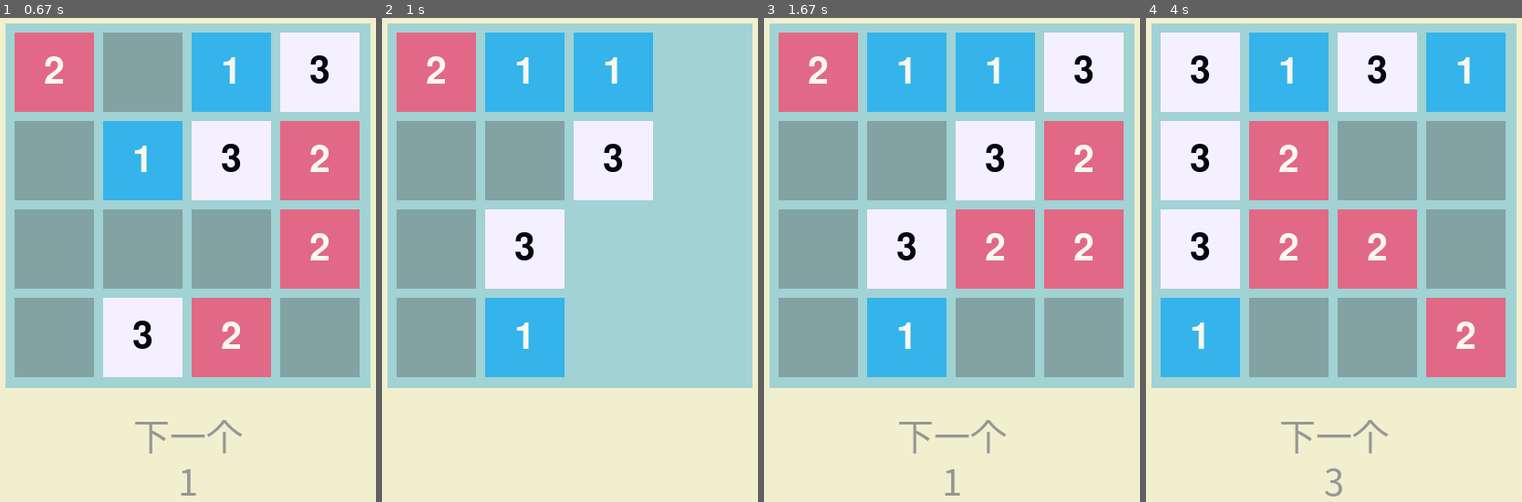
Above: before the commit, frames 1-4 (left to right).
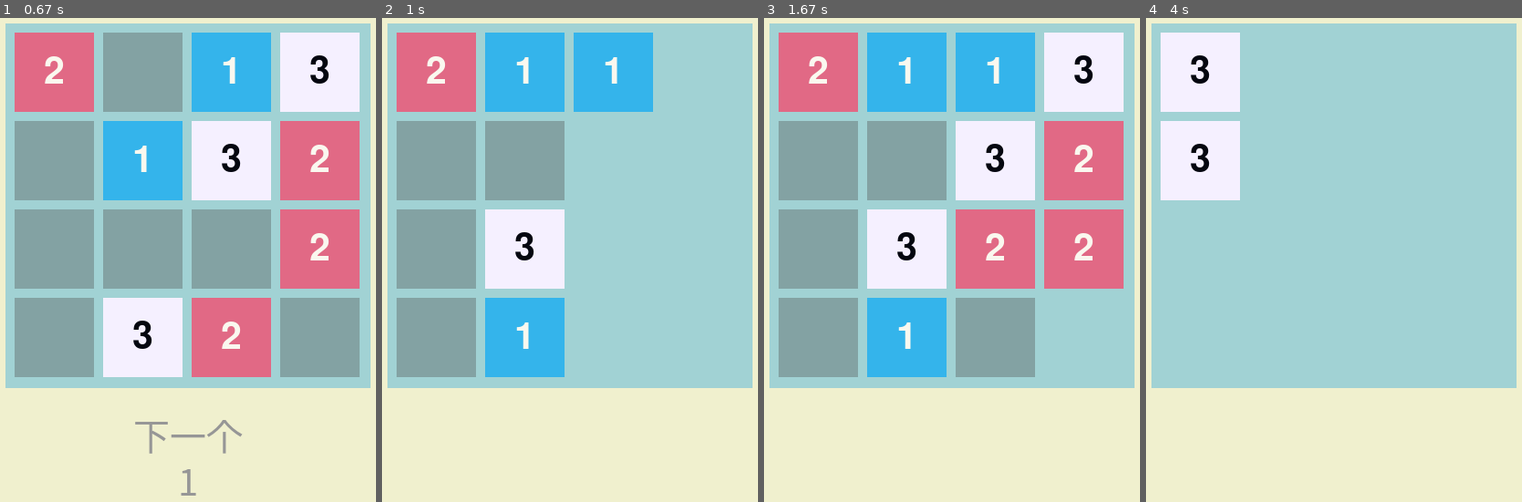
Above: after the commit, the same moments.

Repository: Asassong/the-game-Threes
Game: pygame game, started from threes_pygame.py
Two runs of this game, one before a commit and one after it. Both use one fixed random seed, a clock stepped at 60 frames per second and the inputs below.
Inputs:
- Up to frame 1 (0.67 s): hold D from 0.33 s (still down)
- Up to frame 2 (1 s): release D at 0.8 s; hold W from 0.83 s (still down); tap Shift at 0.9 s
- Up to frame 3 (1.67 s): release W at 1.13 s; tap Shift at 1.23, 1.53 s
- Up to frame 4 (4 s): hold A 1.67-2.2 s; tap Shift at 1.73, 2.03, 2.3, 2.63, 2.93, 3.47, 3.77 s; hold A 2.57-2.97 s

Frame 1 is identical in both runs. In frame 2, 3.5% of the frame differs, in the area x 50-73%, y 21-38%; in frame 3, 3.9%; in frame 4, 49%, in the area x 3-96%, y 3-99%.

Commit message:
Add files via upload

Diff:
--- a/threes_pygame.py
+++ b/threes_pygame.py
@@ -1,11 +1,11 @@
 import random
 import pygame
 import sys
-
-# threes python版 v1.0.9
+import copy
+
+# threes python版 v1.1
 """
-待更新： 预览
-未知可否更新： 背景图片，动画
+待更新： 背景图片，动画，按钮
 """
 
 
@@ -33,8 +33,12 @@
 
 
 def output():
-    render()
     get_next_num()
+    render(board)
+    draw_next_num()
+
+
+def draw_next_num():
     font = pygame.font.SysFont('microsoftyaheimicrosoftyaheiui', 40)
     next_text = font.render("下一个", 2, (150, 150, 150))
     screen.blit(next_text, (250 - next_text.get_width()/2, 500 - next_text.get_height() / 2))
@@ -122,136 +126,156 @@
         stage_array.extend([-2]*(minus_one - minus_two))
 
 
-def move_left():
+def move_left(a_board):
     empty = []
     num = []
+    num2 = []
     is_moved = False
-    for i, array in enumerate(board):
+    for i, array in enumerate(a_board):
         for j, tile in enumerate(array):
             if j < 3:
-                if tile == -3 and board[i][j+1] != -3:
-                    board[i][j] = board[i][j+1]
-                    board[i][j+1] = -3
-                    is_moved = True
-                else:
-                    if board[i][j] + board[i][j+1] == -3 and board[i][j] * board[i][j+1] > 0:
-                        board[i][j] = 0
-                        board[i][j+1] = -3
+                if tile == -3 and a_board[i][j + 1] != -3:
+                    a_board[i][j] = a_board[i][j + 1]
+                    a_board[i][j + 1] = -3
+                    is_moved = True
+                    num2.append(i)
+                else:
+                    if a_board[i][j] + a_board[i][j + 1] == -3 and a_board[i][j] * a_board[i][j + 1] > 0:
+                        a_board[i][j] = 0
+                        a_board[i][j + 1] = -3
                         num.append(i)
                         is_moved = True
-                    elif board[i][j] == board[i][j+1] and board[i][j] >= 0:
-                        board[i][j] = board[i][j] + 1
-                        board[i][j+1] = -3
+                    elif a_board[i][j] == a_board[i][j + 1] and a_board[i][j] >= 0:
+                        a_board[i][j] = a_board[i][j] + 1
+                        a_board[i][j + 1] = -3
                         num.append(i)
                         is_moved = True
     for i in range(4):
-        if board[i][3] == -3:
+        if a_board[i][3] == -3:
             if i in num:
                 for a in range(9):
                     empty.append([i, 3])
+            elif i in num:
+                for a in range(3):
+                    empty.append([i, 3])
             else:
                 empty.append([i, 3])
-    if is_moved:
+    if is_moved and a_board == board:
         add_tile(empty)
         output()
     end_game()
 
 
-def move_down():
+def move_down(a_board):
     empty = []
     num = []
+    num2 = []
     is_moved = False
     for i in range(3, 0, -1):
-        for j, tile in enumerate(board[i]):
-            if tile == -3 and board[i-1][j] != -3:
-                board[i][j] = board[i-1][j]
-                board[i-1][j] = -3
+        for j, tile in enumerate(a_board[i]):
+            if tile == -3 and a_board[i - 1][j] != -3:
+                a_board[i][j] = a_board[i - 1][j]
+                a_board[i - 1][j] = -3
                 is_moved = True
-            else:
-                if board[i][j] + board[i-1][j] == -3 and board[i][j] * board[i-1][j] > 0:
-                    board[i][j] = 0
-                    board[i-1][j] = -3
+                num2.append(j)
+            else:
+                if a_board[i][j] + a_board[i - 1][j] == -3 and a_board[i][j] * a_board[i - 1][j] > 0:
+                    a_board[i][j] = 0
+                    a_board[i - 1][j] = -3
                     num.append(j)
                     is_moved = True
-                elif board[i][j] == board[i-1][j] and board[i][j] >= 0:
-                    board[i][j] = board[i][j] + 1
-                    board[i-1][j] = -3
+                elif a_board[i][j] == a_board[i - 1][j] and a_board[i][j] >= 0:
+                    a_board[i][j] = a_board[i][j] + 1
+                    a_board[i - 1][j] = -3
                     num.append(j)
                     is_moved = True
     for j in range(4):
-        if board[0][j] == -3:
+        if a_board[0][j] == -3:
             if j in num:
                 for a in range(9):
                     empty.append([0, j])
+            elif j in num2:
+                for a in range(3):
+                    empty.append([0, j])
             else:
                 empty.append([0, j])
-    if is_moved:
+    if is_moved and a_board == board:
         add_tile(empty)
         output()
     end_game()
 
 
-def move_right():
+def move_right(a_board):
     empty = []
     num = []
+    num2 = []
     is_moved = False
     for i in range(0, 4):   # 1，2合成3，相同合成更高一级
         for j in range(3, 0, -1):
-            if board[i][j] == -3 and board[i][j-1] != -3:
-                board[i][j], board[i][j-1] = board[i][j-1], board[i][j]
+            if a_board[i][j] == -3 and a_board[i][j - 1] != -3:
+                a_board[i][j], a_board[i][j - 1] = a_board[i][j - 1], a_board[i][j]
                 is_moved = True
-            else:
-                if board[i][j] + board[i][j-1] == -3 and board[i][j] * board[i][j-1] > 0:
-                    board[i][j] = 0
-                    board[i][j-1] = -3
+                num2.append(i)
+            else:
+                if a_board[i][j] + a_board[i][j - 1] == -3 and a_board[i][j] * a_board[i][j - 1] > 0:
+                    a_board[i][j] = 0
+                    a_board[i][j - 1] = -3
                     num.append(i)
                     is_moved = True
-                elif board[i][j] == board[i][j-1] and board[i][j] >= 0:
-                    board[i][j] = board[i][j] + 1
-                    board[i][j-1] = -3
+                elif a_board[i][j] == a_board[i][j - 1] and a_board[i][j] >= 0:
+                    a_board[i][j] = a_board[i][j] + 1
+                    a_board[i][j - 1] = -3
                     num.append(i)
                     is_moved = True
     for i in range(4):
-        if board[i][0] == -3:
+        if a_board[i][0] == -3:
             if i in num:
                 for a in range(9):
                     empty.append([i, 0])
+            elif i in num:
+                for a in range(3):
+                    empty.append([i, 0])
             else:
                 empty.append([i, 0])
-    if is_moved:
+    if is_moved and a_board == board:
         add_tile(empty)
         output()
     end_game()
 
 
-def move_up():
+def move_up(a_board):
     empty = []
     num = []
+    num2 = []
     is_moved = False
     for i in range(0, 3):   # 1，2合成3，相同合成更高一级
         for j in range(0, 4):
-            if board[i][j] == -3 and board[i+1][j] != -3:
-                board[i][j], board[i+1][j] = board[i+1][j], board[i][j]
+            if a_board[i][j] == -3 and a_board[i + 1][j] != -3:
+                a_board[i][j], a_board[i + 1][j] = a_board[i + 1][j], a_board[i][j]
                 is_moved = True
-            else:
-                if board[i][j] + board[i+1][j] == -3 and board[i+1][j] * board[i][j] > 0:
-                    board[i][j] = 0
-                    board[i+1][j] = -3
+                num2.append(j)
+            else:
+                if a_board[i][j] + a_board[i + 1][j] == -3 and a_board[i + 1][j] * a_board[i][j] > 0:
+                    a_board[i][j] = 0
+                    a_board[i + 1][j] = -3
                     num.append(j)
                     is_moved = True
-                elif board[i][j] == board[i+1][j] and board[i][j] >= 0:
-                    board[i][j] = board[i][j] + 1
-                    board[i+1][j] = -3
+                elif a_board[i][j] == a_board[i + 1][j] and a_board[i][j] >= 0:
+                    a_board[i][j] = a_board[i][j] + 1
+                    a_board[i + 1][j] = -3
                     num.append(j)
                     is_moved = True
     for j in range(4):
-        if board[3][j] == -3:
+        if a_board[3][j] == -3:
             if j in num:
                 for a in range(9):
                     empty.append([3, j])
+            if j in num:
+                for a in range(3):
+                    empty.append([3, j])
             else:
                 empty.append([3, j])
-    if is_moved:
+    if is_moved and a_board == board:
         add_tile(empty)
         output()
     end_game()
@@ -259,6 +283,7 @@
 
 def key_control():
     global running
+    key_list = pygame.key.get_pressed()
     for event in pygame.event.get():    # 玄学错误 列表二维坐标颠倒
         if event.type == pygame.QUIT:
             running = False
@@ -266,22 +291,52 @@
             sys.exit()
         if event.type == pygame.KEYDOWN:
             if event.key == pygame.K_a:
-                move_up()
+                if not key_list[pygame.K_LSHIFT]:
+                    move_up(board)
+                else:
+                    preview("up")
             if event.key == pygame.K_d:
-                move_down()
+                if not key_list[pygame.K_LSHIFT]:
+                    move_down(board)
+                else:
+                    preview("down")
             if event.key == pygame.K_w:
-                move_left()
+                if not key_list[pygame.K_LSHIFT]:
+                    move_left(board)
+                else:
+                    preview("left")
             if event.key == pygame.K_s:
-                move_right()
-
-
-def render():
+                if not key_list[pygame.K_LSHIFT]:
+                    move_right(board)
+                else:
+                    preview("right")
+        if event.type == pygame.KEYUP:
+            if event.key == pygame.K_LSHIFT:
+                render(board)
+                draw_next_num()
+
+
+def preview(direction):
+    copy_board = copy.deepcopy(board)
+    if direction == "left":
+        move_left(copy_board)
+    if direction == "down":
+        move_down(copy_board)
+    if direction == "right":
+        move_right(copy_board)
+    if direction == "up":
+        move_up(copy_board)
+    render(copy_board)
+    draw_next_num()
+
+
+def render(a_board):
     global text     # 非全局变量时 weak warning 运行正常
     font = pygame.font.SysFont('comicsans', 61)
     screen.fill((240, 240, 206))
     rectangle = pygame.Rect(50, 50, 400, 400)
     pygame.draw.rect(screen, (161, 210, 212), rectangle)
-    for i, array in enumerate(board):  # i 序号 array 数组
+    for i, array in enumerate(a_board):  # i 序号 array 数组
         for j, tile in enumerate(array):  # j 序号 tile 元素
             if tile == -3:
                 color = (131, 162, 163)
@@ -344,7 +399,7 @@
 
 def end_game():
     if is_end():
-        render()
+        render(board)
         font = pygame.font.SysFont('microsoftyaheimicrosoftyaheiui', 40)
         next_text = font.render("动不了了", 2, (150, 150, 150))
         screen.blit(next_text, (250 - next_text.get_width()/2, 550 - next_text.get_height() / 2))
